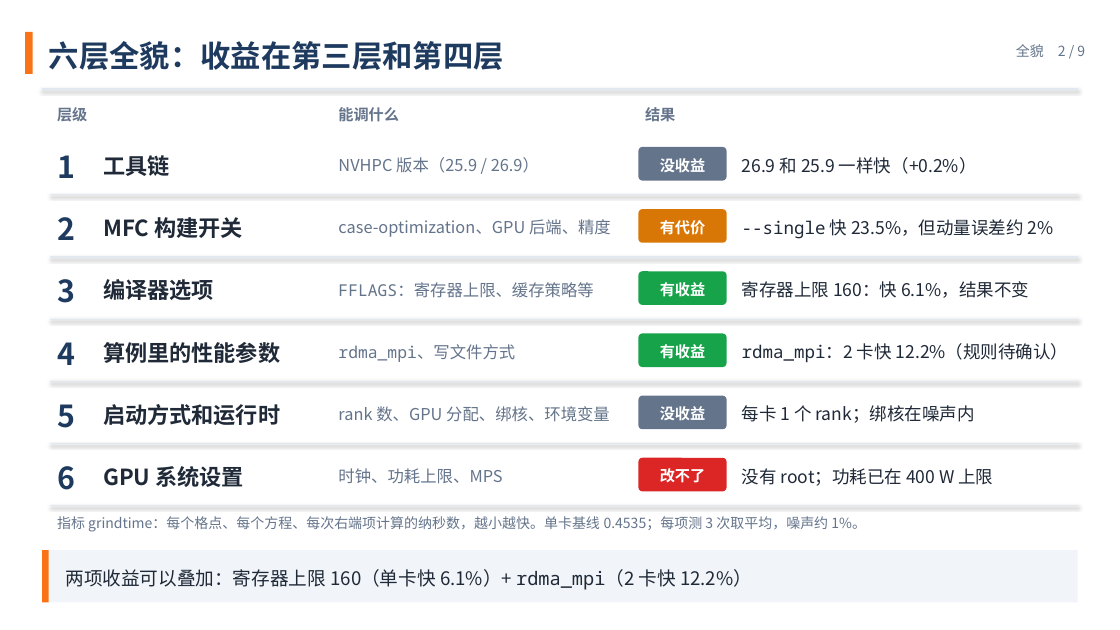
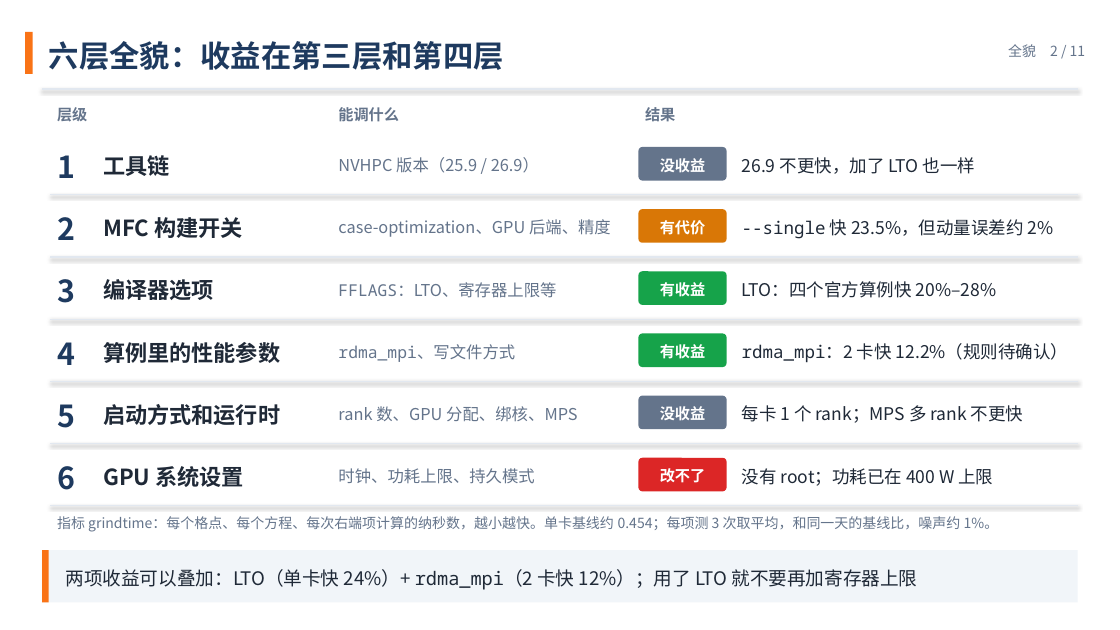
Before and after one commit to VictorTHU681/mfc-tuning-slides, a slide deck: slide 2 of tuning-six-layers-zh.pptx. Drawn at 1120x630 pixels with LibreOffice and Linux fonts; fonts in the diff are those of the drawing. Boxes give left, top, right and bottom in pixels: in the first picture for what was removed or moved away, otherwise in the second. Text is boxed around its words. In the diff, an @@ line names an element or a change of style, - is before the commit and + after.

```diff
--- a/tuning-six-layers-zh.pptx
+++ b/tuning-six-layers-zh.pptx
@@ text at (1008, 44, 1086, 57): text changed @@
-全貌 2 / 9
+全貌 2 / 11
@@ text at (742, 157, 975, 174): text changed @@
-26.9 和 25.9 一样快（+0.2%）
+26.9 不更快，加了 LTO 也一样
@@ text at (338, 282, 556, 298): text changed @@
-FFLAGS：寄存器上限、缓存策略等
+FFLAGS：LTO、寄存器上限等
@@ text at (742, 281, 996, 298): text changed @@
-寄存器上限 160：快 6.1%，结果不变
+LTO：四个官方算例快 20%–28%
@@ text at (338, 406, 578, 421): text changed @@
-rank 数、GPU 分配、绑核、环境变量
+rank 数、GPU 分配、绑核、MPS
@@ text at (742, 405, 1023, 423): text changed @@
-每卡 1 个 rank；绑核在噪声内
+每卡 1 个 rank；MPS 多 rank 不更快
@@ text at (338, 468, 534, 484): text changed @@
-时钟、功耗上限、MPS
+时钟、功耗上限、持久模式
@@ text at (57, 516, 999, 532): text changed @@
-指标 grindtime：每个格点、每个方程、每次右端项计算的纳秒数，越小越快。单卡基线 0.4535；每项测 3 次取平均，噪声约 1%。
+指标 grindtime：每个格点、每个方程、每次右端项计算的纳秒数，越小越快。单卡基线约 0.454；每项测 3 次取平均，和同一天的基线比，噪声约 1%。
@@ text at (66, 569, 917, 590): text changed @@
-两项收益可以叠加：寄存器上限 160（单卡快 6.1%）+ rdma_mpi（2 卡快 12.2%）
+两项收益可以叠加：LTO（单卡快 24%）+ rdma_mpi（2 卡快 12%）；用了 LTO 就不要再加寄存器上限
```
Also in this commit, not shown: 8 other slides changed, 2 slides added.
